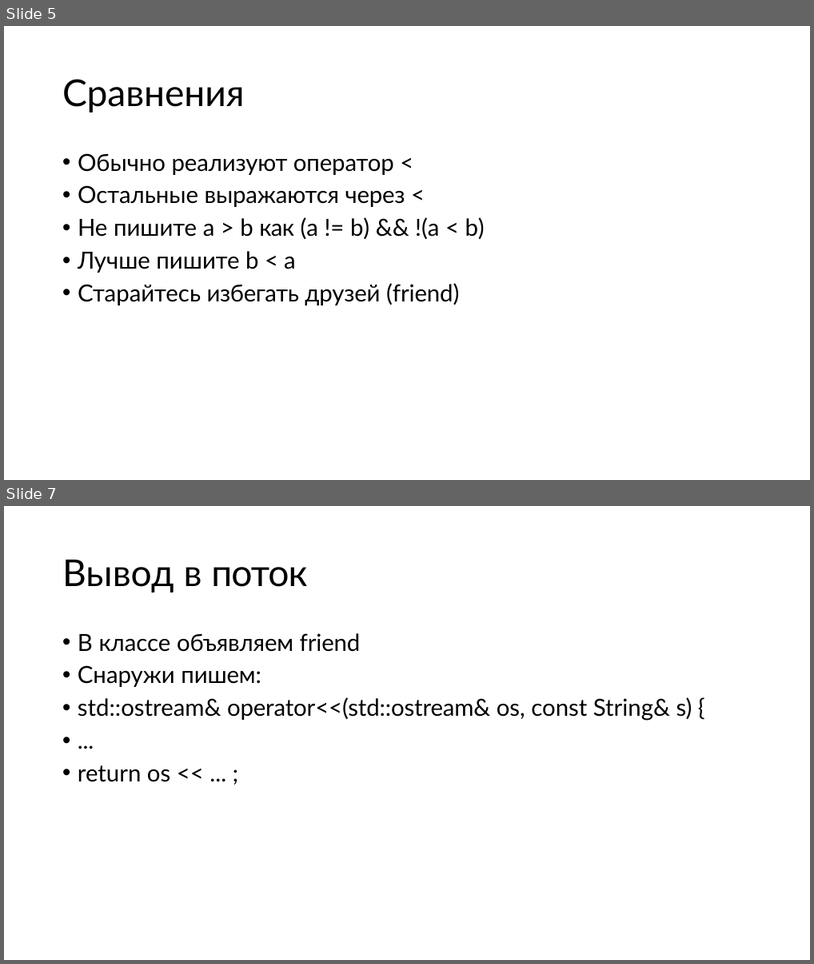
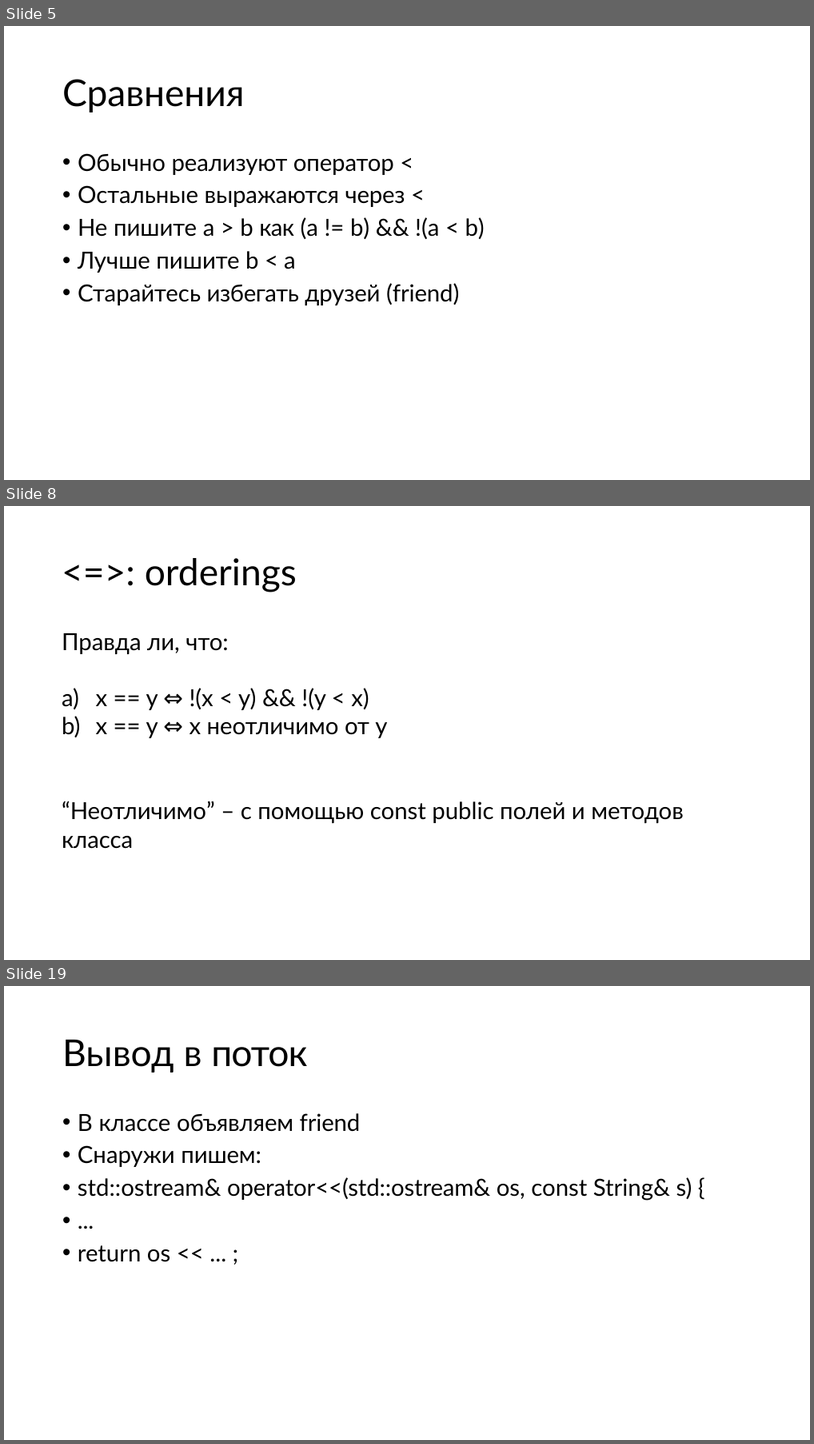
Before and after one commit to kostya2709/C_Plus_Plus_seminars, a slide deck: fall/sem_9_overload/presentations/Семинар_9.pptx. Shown one above the other, each under a label of ours: slides 5 and 7 before the commit, slides 5, 8 and 19 after it; the slides between them are not shown. The pictures are 814x964 and 814x1444 pixels, drawn with LibreOffice and Linux fonts; fonts in the diff are those of the drawing. Boxes give left, top, right and bottom in pixels: in the first picture for what was removed or moved away, otherwise in the second. Text is boxed around its words. In the diff, an @@ line names an element or a change of style, - is before the commit and + after.

```diff
--- a/fall/sem_9_overload/presentations/Семинар_9.pptx
+++ b/fall/sem_9_overload/presentations/Семинар_9.pptx
@@ slide 8 added at bbox=[4, 506, 810, 960], background #FFFFFF @@
@@ title added at bbox=[145, 558, 297, 592], 44 pt, text #000000 @@
+<=>: orderings
@@ text added at bbox=[62, 633, 683, 848], 28 pt, text #000000 @@
+Правда ли, что:
+a) x == y ⇔ !(x < y) && !(y < x)
+b) x == y ⇔ x неотличимо от y
+“Неотличимо” – с помощью const public полей и методов класса
@@ what was slide 7 is now slide 19 @@
```
Also in this commit, not shown: 1 slide changed, 11 other slides added, 25 other files.
